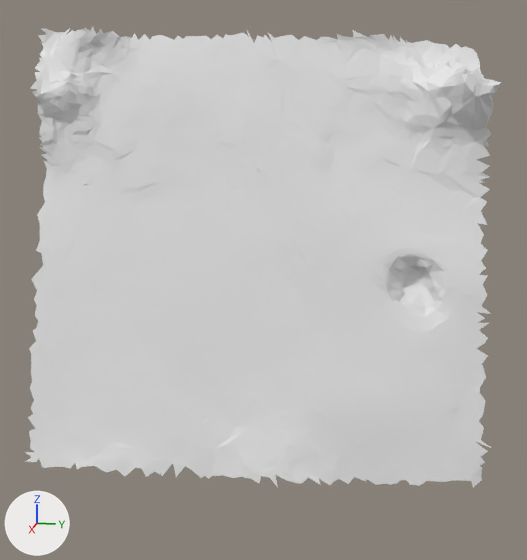
A saved change to the glTF model moon small_tiles/tile_151.glb.
Before and after are seen from a 50 mm lens placed at (35.89, 4.3, 9.23), pointed at (27.64, 2.65, 7.16). The lights are fixed; the arrows at lower left show +X, +Y and +Z. The older version comes first. Vertices at exactly the same position are counted once.

The older version as bpy lines, for what is in view:
```python
me_t151 = bpy.data.meshes.new('t151')
me_t151.from_pydata(...)  # 2484 vertices, 4668 faces; spans x 26.58..28.67, y -0.08..5.34, z 4.96..10.07
ob_t151 = bpy.data.objects.new('t151', me_t151)
ob_t151.location = (0.0, 0.0, 0.0)
```
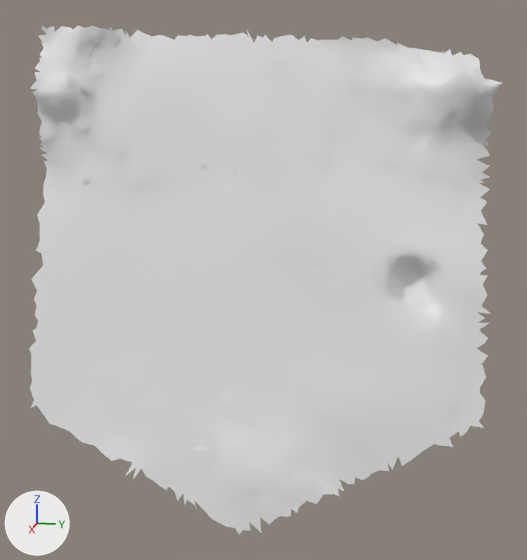
Where the change shows, as pixel boxes [x1, y1, x2, y2] in the pictures (527 x 560 px; the box of a moved part takes in the faces that stretch with it):
't151', reshaped (10% taller): before [25, 26, 503, 488]; after [29, 25, 503, 534]
part 1 of me_t151, cut back: before [268, 30, 479, 59]; after [41, 25, 225, 40]
part 2 of me_t151, moved or reshaped: before [25, 406, 491, 487]; after [133, 464, 355, 534]

The edits, one by one:
me_t151 is used by ob_t151; location (0.0, 0.0, 0.0).
me_t151 had 2484 vertices, 4668 faces and spanned x 26.58..28.67, y -0.08..5.34, z 4.96..10.07.
me_t151 now has 2469 vertices, 4661 faces and spans x 26.65..28.64, y -0.08..5.27, z 4.37..10.08.
Part 1, on me_t151:
27 vertices are removed from x 26.58..27.16, y 2.6..4.99, z 9.77..10.01.
48 faces are deleted.
12 vertices are added at x 27.26..27.57, y 0.01..1.91, z 9.98..10.08.
27 new faces join them.
Part 2, on me_t151:
89 vertices are removed from x 28.0..28.67, y -0.08..5.34, z 4.99..5.6.
156 faces are deleted.
89 vertices are added at x 28.33..28.64, y 1.3..3.84, z 4.37..5.02.
170 new faces join them.
